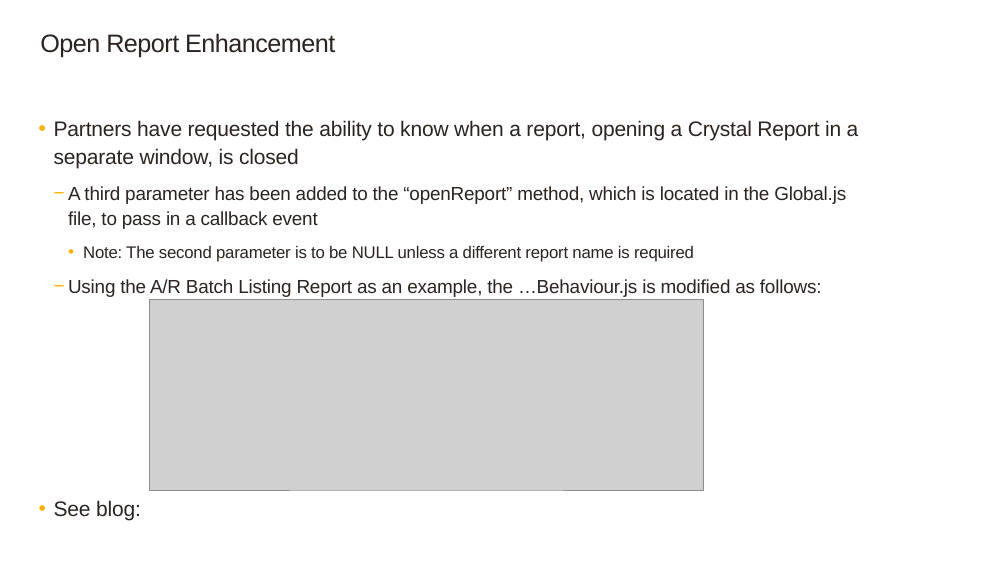
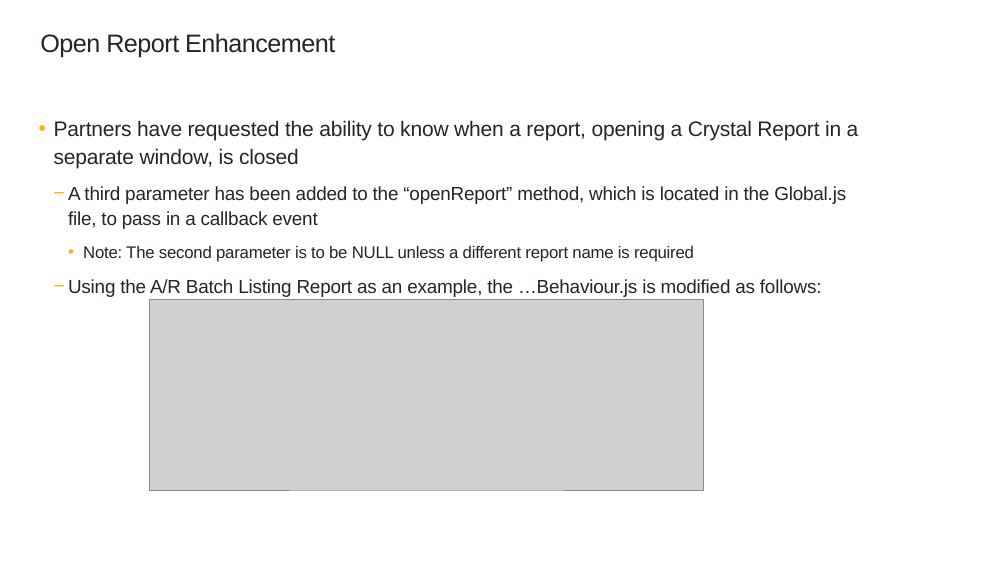
Before and after one commit to SageNADev/Sage300-SDK, a slide deck: slide 11 of docs/presentations/Sage300SDK_20191WebSDKOverview.pptx. Drawn at 1008x567 pixels with LibreOffice and Linux fonts; fonts in the diff are those of the drawing; grey boxes stand for pictures; background and template pictures are left out. Boxes give left, top, right and bottom in pixels: in the first picture for what was removed or moved away, otherwise in the second. Text is boxed around its words. In the diff, an @@ line names an element or a change of style, - is before the commit and + after.

```diff
--- a/docs/presentations/Sage300SDK_20191WebSDKOverview.pptx
+++ b/docs/presentations/Sage300SDK_20191WebSDKOverview.pptx
@@ text at box(54, 500, 141, 520): paragraph removed @@
-  • See blog:
```
Also in this commit, not shown: 8 other slides changed.
